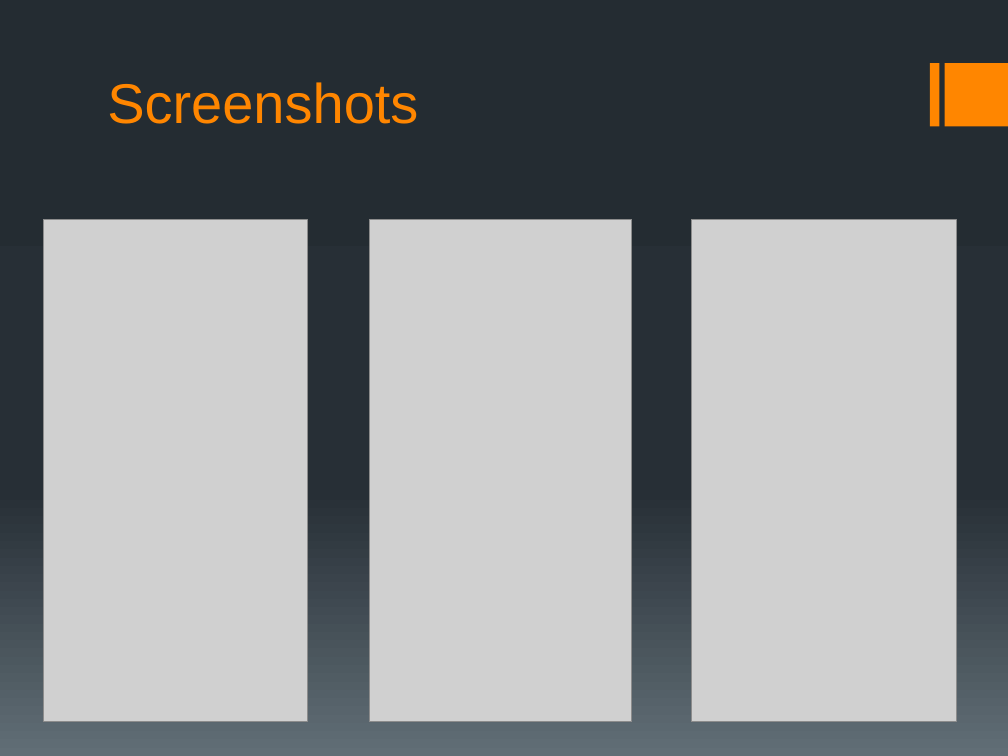
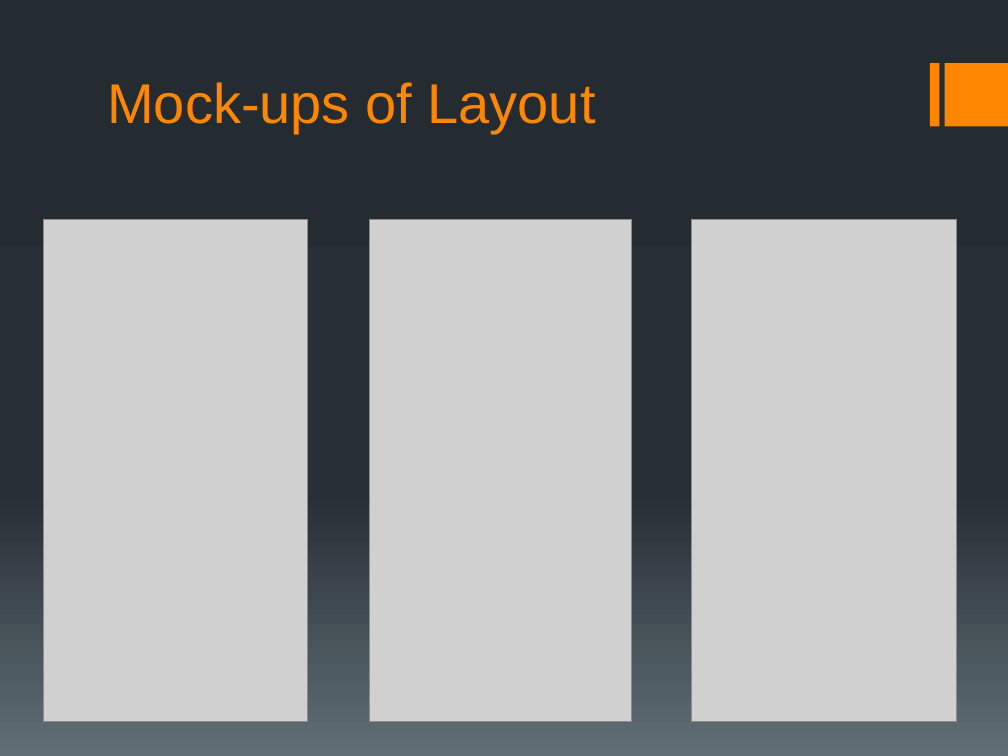
Before and after one commit to ShawnHesch/SAAPI, a slide deck: slide 13 of SAAPI_Walkthrough.pptx. Drawn at 1008x756 pixels with LibreOffice and Linux fonts; fonts in the diff are those of the drawing; grey boxes stand for pictures. Boxes give left, top, right and bottom in pixels: in the first picture for what was removed or moved away, otherwise in the second. Text is boxed around its words. In the diff, an @@ line names an element or a change of style, - is before the commit and + after.

Commit message:
changed screenshot slide

```diff
--- a/SAAPI_Walkthrough.pptx
+++ b/SAAPI_Walkthrough.pptx
@@ title at (107, 82, 596, 133): text changed @@
-Screenshots
+Mock-ups of Layout
```
